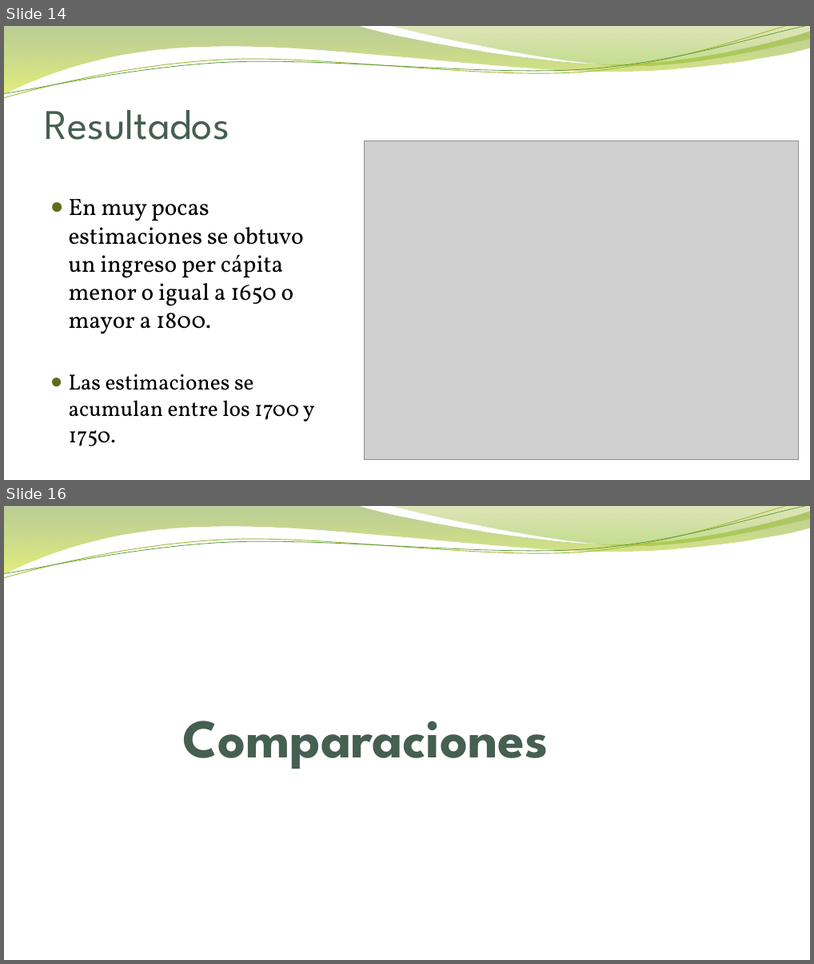
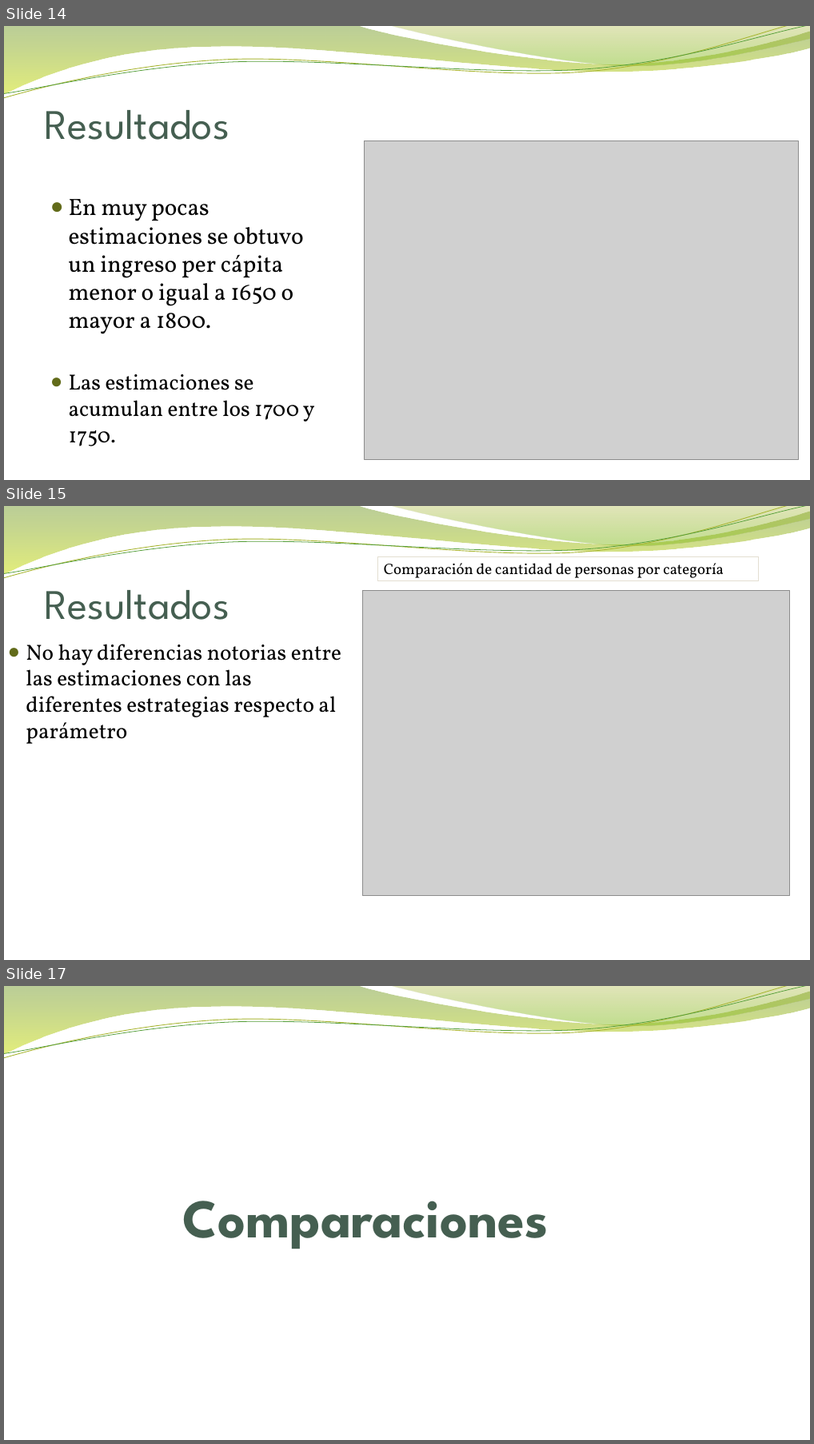
Before and after one commit to FaCamacho/Trabajo-final-muestreo, a slide deck: Presentación/Trabajo Final_Muestreo.pptx. Shown one above the other, each under a label of ours: slides 14 and 16 before the commit, slides 14, 15 and 17 after it; the slides between them are not shown. The pictures are 814x964 and 814x1444 pixels, drawn with LibreOffice and Linux fonts; fonts in the diff are those of the drawing; grey boxes stand for pictures; background and template pictures are left out. Boxes give left, top, right and bottom in pixels: in the first picture for what was removed or moved away, otherwise in the second. Text is boxed around its words. In the diff, an @@ line names an element or a change of style, - is before the commit and + after.

```diff
--- a/Presentación/Trabajo Final_Muestreo.pptx
+++ b/Presentación/Trabajo Final_Muestreo.pptx
@@ slide 15 added at [4,506,810,960], background picture (left out); not listed: 4 template elements that a slide beside it also shows @@
@@ rectangle added at [378,556,759,580], outline #E3DED1 0.75 pt, 18 pt, text #000000 @@
+Comparación de cantidad de personas por categoría
@@ title added at [44,590,230,620], 50 pt, text #455F51 @@
+Resultados
@@ picture added at [362,591,790,896] @@
@@ text added at [26,644,342,744], 26 pt, text #000000 @@
+● No hay diferencias notorias entre las estimaciones con las diferentes estrategias respecto al parámetro
@@ what was slide 16 is now slide 17 @@
```
Also in this commit, not shown: 1 slide changed, 1 other slide added, 1 slide removed, 1 other file.
